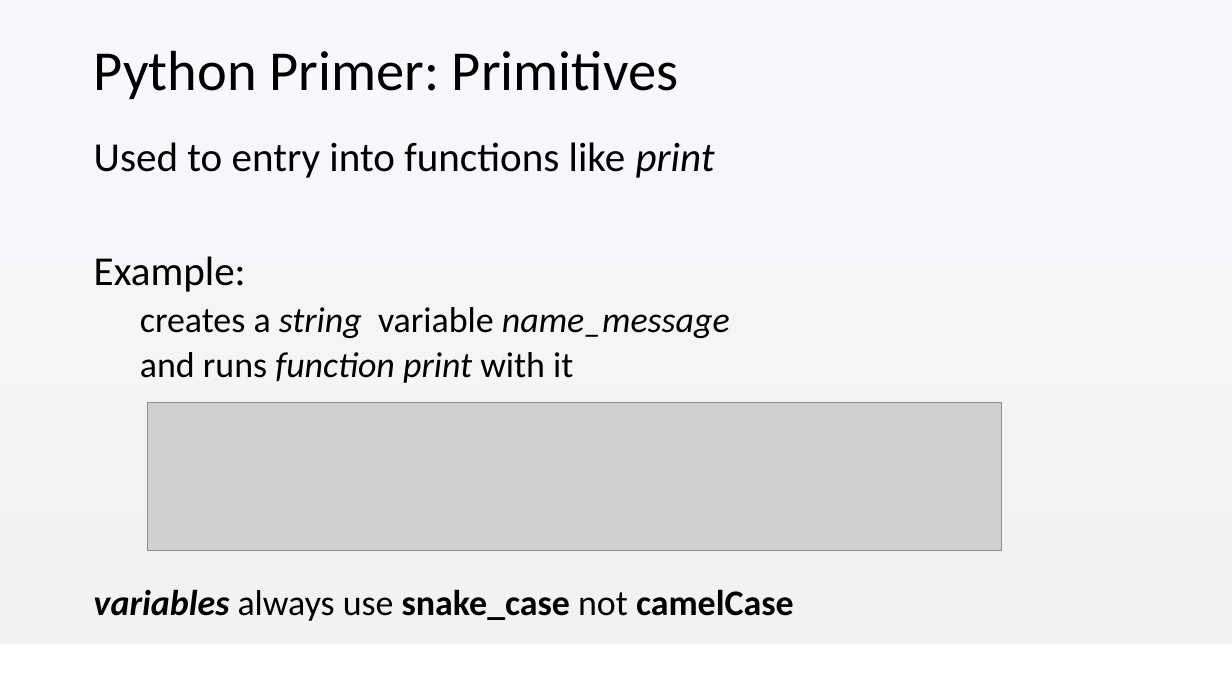
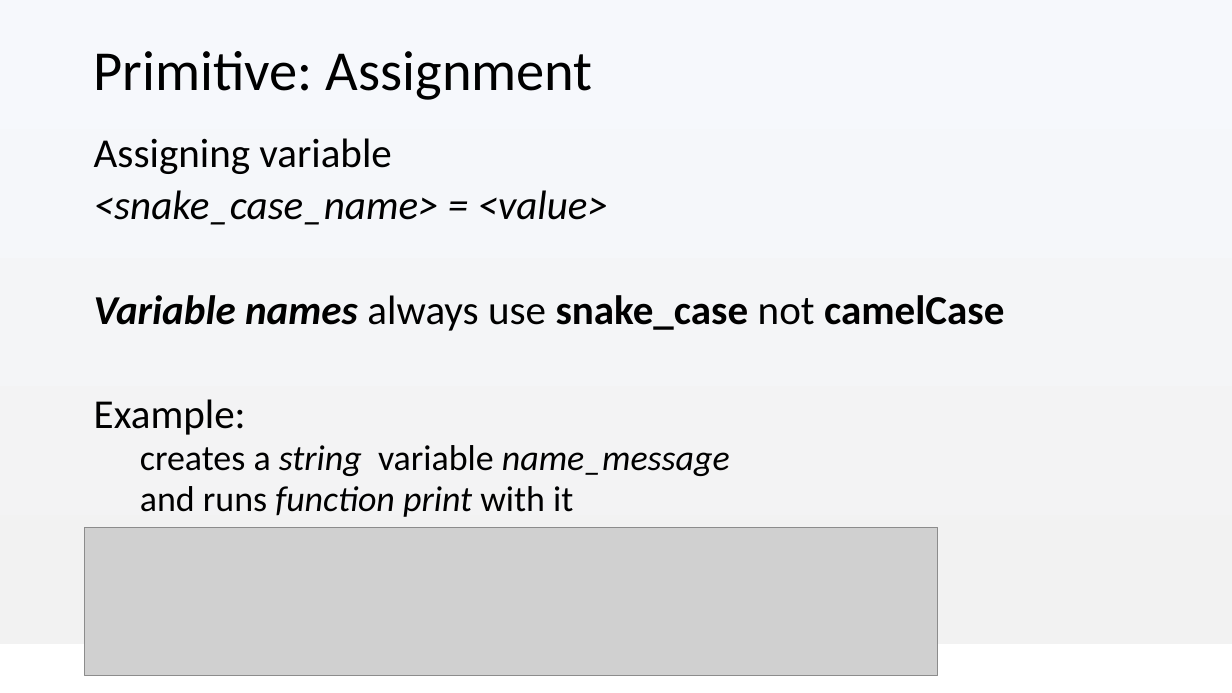
Before and after one commit to Anthony-Mckale/talks-presentations, a slide deck: slide 16 of academy/02-programming/02-Python-Programming-101.pptx. Drawn at 1232x693 pixels with LibreOffice and Linux fonts; fonts in the diff are those of the drawing; grey boxes stand for pictures; background and template pictures are left out. Boxes give left, top, right and bottom in pixels: in the first picture for what was removed or moved away, otherwise in the second. Text is boxed around its words. In the diff, an @@ line names an element or a change of style, - is before the commit and + after.

```diff
--- a/academy/02-programming/02-Python-Programming-101.pptx
+++ b/academy/02-programming/02-Python-Programming-101.pptx
@@ title at [94,51,593,100]: text changed @@
-Python Primer: Primitives
+Primitive: Assignment
@@ text at [94,138,1004,331]: text changed @@
-Used to entry into functions like print
+Assigning variable
+<snake_case_name> = <value>
+Variable names always use snake_case not camelCase
@@ text at [94,399,730,517]: line spacing 0.9 to 0.8 @@
@@ picture: place and size @@
-picture at [148,402,1002,551]
+picture at [85,528,939,677]
@@ text removed at [94,589,794,621] @@
-variables always use snake_case not camelCase
```
Also in this commit, not shown: 17 other slides changed, 4 slides added, 9 slides removed, 31 other files.
